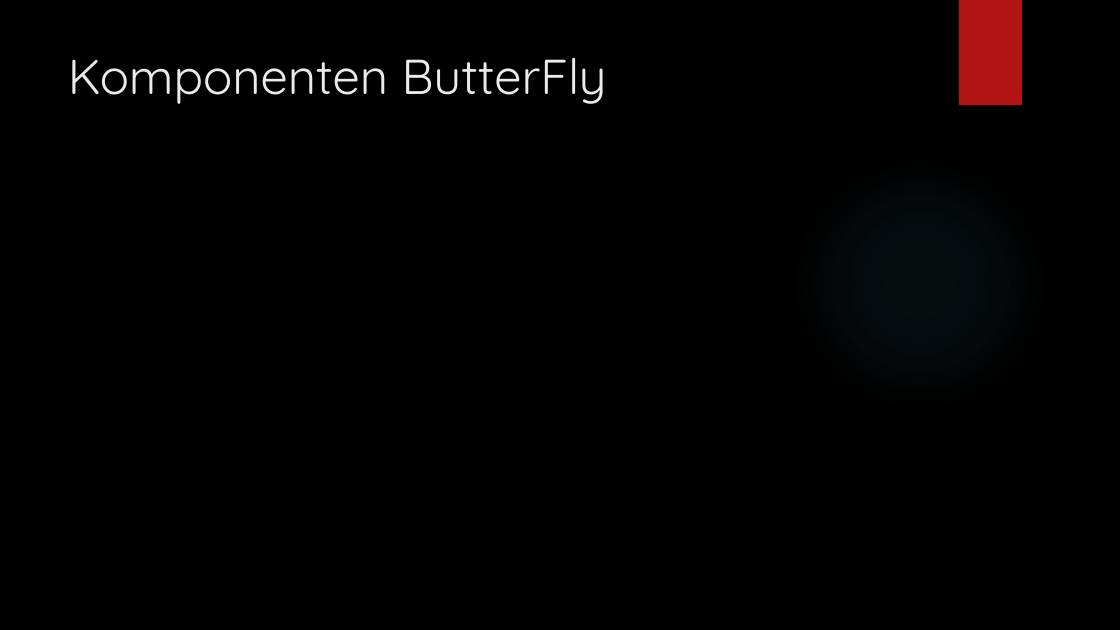
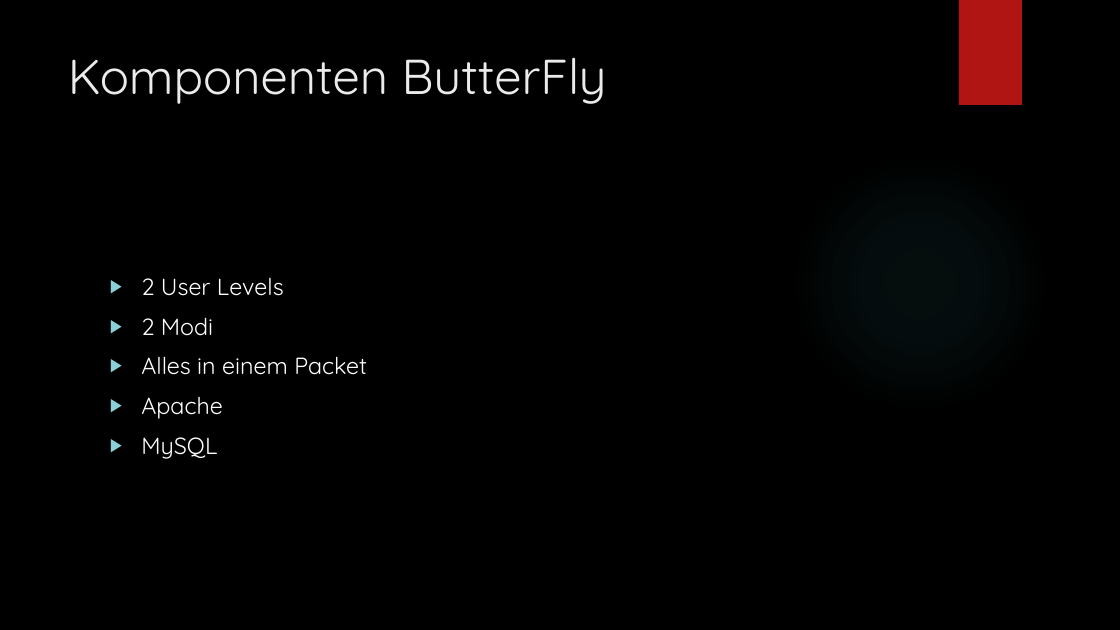
Before and after one commit to lightstalker89/MIT_SAD, a slide deck: slide 9 of second_semester/secure_webdevelopment/grill_lehner_murrent/Präsentation.pptx. Drawn at 1120x630 pixels with LibreOffice and Linux fonts; fonts in the diff are those of the drawing; background and template pictures are left out. Boxes give left, top, right and bottom in pixels: in the first picture for what was removed or moved away, otherwise in the second. Text is boxed around its words. In the diff, an @@ line names an element or a change of style, - is before the commit and + after.

Commit message:
- added butterfly slides.

```diff
--- a/second_semester/secure_webdevelopment/grill_lehner_murrent/Präsentation.pptx
+++ b/second_semester/secure_webdevelopment/grill_lehner_murrent/Präsentation.pptx
@@ text added at (141,278,367,459), 20 pt, text #FFFFFF @@
+▶ 2 User Levels
+▶ 2 Modi
+▶ Alles in einem Packet
+▶ Apache
+▶ MySQL
```
Also in this commit, not shown: 2 other slides changed, 1 slide added, 2 slides removed.
